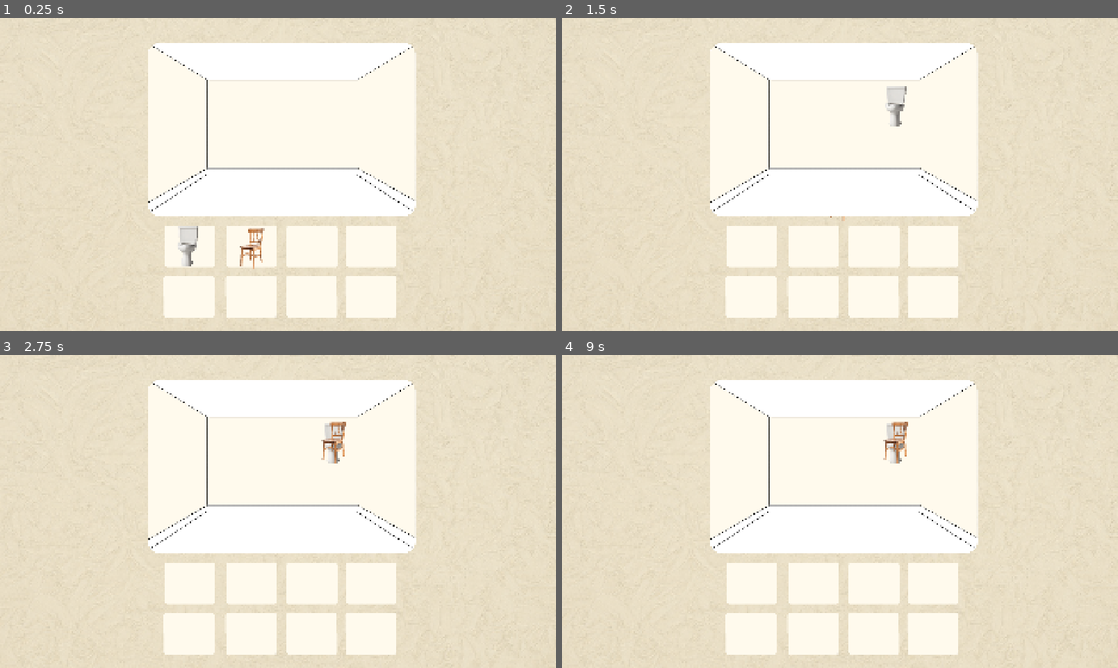
Above: before the commit, frames 1-4 (two rows, left to right).
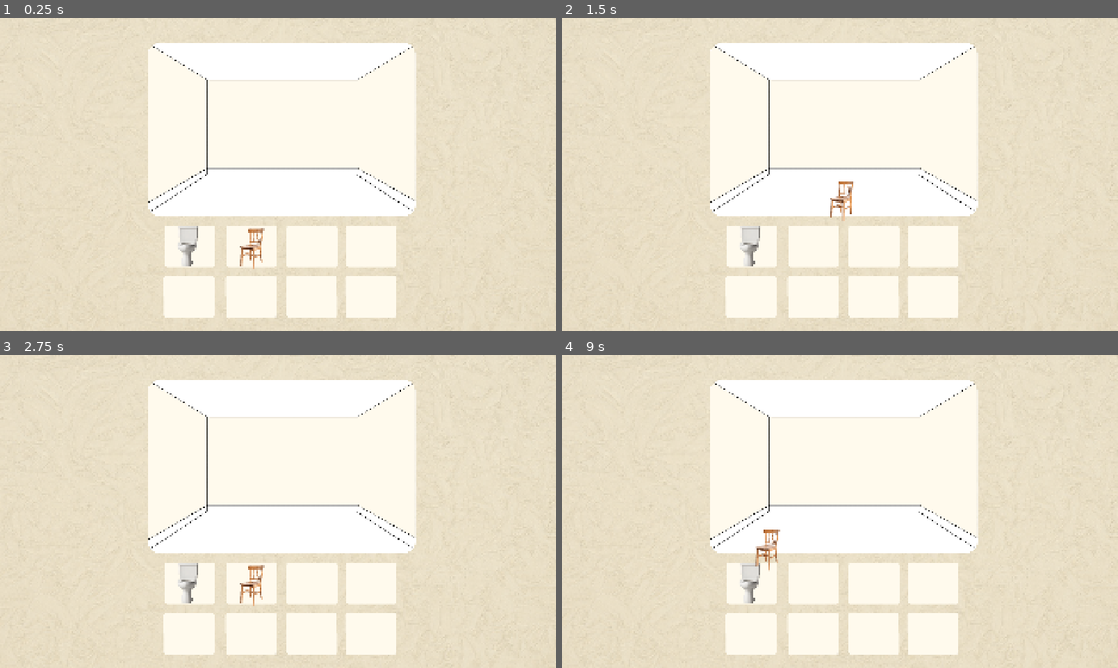
Above: after the commit, the same moments.

Repository: wgold152/hackathon
Game: Godot game, scene res://scenes/main.tscn
Two runs of this game, one before a commit and one after it. Both use one fixed random seed, a clock stepped at 60 frames per second and the inputs below. This scene is started directly instead of the project's main scene.
Inputs (mouse positions are in pixels of both pictures, inside the frame that each line leads up to):
- Up to frame 1 (0.25 s): no input
- Up to frame 2 (1.5 s): tap Enter at 0.5 s; drag from (751, 246) to (895, 105) at 0.52 s; drag from (812, 249) to (895, 105) at 1.27 s
- Up to frame 3 (2.75 s): move the mouse to (333, 442) at 2.02 s; click (333, 442) at 2.17 s
- Up to frame 4 (9 s): tap Space at 2.75, 5, 6.5 s; drag from (812, 574) to (895, 442) at 2.77 s; move the mouse to (1006, 558) at 3.52 s; click (1006, 558) at 3.67 s; tap Enter at 4.25, 5.75 s; drag from (673, 464) to (756, 433) at 4.27 s; move the mouse to (867, 511) at 5.02 s; click (867, 511) at 5.17 s; drag from (756, 433) to (895, 442) at 5.77 s; move the mouse to (962, 495) at 6.52 s; click (962, 495) at 6.67 s; drag from (728, 527) to (895, 442) at 7.27 s; move the mouse to (895, 442) at 8.02 s; click (895, 442) at 8.17 s; drag from (812, 574) to (673, 464) at 8.77 s

The runs differ from the first frame. In frame 1, less than 0.1% of the frame differs, in the area x 37-38%, y 47-50%; in frame 2, 0.9%; in frame 3, 1.0%, in the area x 32-63%, y 21-81%; in frame 4, 1.0%.

Commit message:
Polygons for Room

Diff:
--- a/project.godot
+++ b/project.godot
@@ -32,6 +32,12 @@
 
 project/assembly_name="Revitalizing_Room"
 
+[global_group]
+
+"Room Area"="Area we can place objects"
+"Floor Area"="The floor"
+"Roof Area"="Roof"
+
 [physics]
 
 3d/physics_engine="Jolt Physics"
--- a/scenes/main.tscn
+++ b/scenes/main.tscn
@@ -18,6 +18,7 @@
 anchor_mode = 0
 
 [node name="Background" type="Sprite2D" parent="." unique_id=272399815]
+z_index = -10
 position = Vector2(960, 540)
 texture = ExtResource("1_sugp2")
 
@@ -26,6 +27,7 @@
 texture = ExtResource("2_jyhfs")
 
 [node name="RoomWindow" type="Sprite2D" parent="." unique_id=606757562]
+z_index = -9
 position = Vector2(960, 540)
 texture = ExtResource("3_tbgi4")
 
@@ -37,6 +39,7 @@
 texture = ExtResource("6_ya4ey")
 
 [node name="WallCreases" type="Sprite2D" parent="RoomWindow" unique_id=1368803552]
+z_index = 1
 texture = ExtResource("7_eb6dy")
 
 [node name="Trim" type="Sprite2D" parent="RoomWindow" unique_id=615806724]
@@ -47,3 +50,21 @@
 
 [node name="Chair" parent="." unique_id=1491436941 instance=ExtResource("4_tbgi4")]
 position = Vector2(869, 797)
+
+[node name="RoomArea" type="Area2D" parent="." unique_id=1202059844 groups=["Room Area"]]
+position = Vector2(960, 540)
+
+[node name="CollisionPolygon2D" type="CollisionPolygon2D" parent="RoomArea" unique_id=103310841]
+polygon = PackedVector2Array(-412, -459, -412, -457.5, -427.40002, -452, -430.90002, -452, -435.90002, -446, -439, -446, -448, -433, -449.6, -433, -451.7, -423, -453, -423, -453, 111.400024, -450, 119.400024, -450, 122.900024, -432, 139.90002, -432, 141.40002, -411.40002, 149, 438.40002, 149, 454.30005, 142, 456.80005, 142, 462.80005, 136, 465, 136, 473, 126, 474.59998, 126, 477.5, 113, 479, 113, 479, -421.4, 473, -435.4, 473, -438, 457, -451.1, 457, -452.5, 439, -457.5, 439, -459)
+
+[node name="FloorArea" type="Area2D" parent="." unique_id=771828918 groups=["Floor Area"]]
+
+[node name="CollisionPolygon2D" type="CollisionPolygon2D" parent="FloorArea" unique_id=674916122]
+position = Vector2(960, 540)
+polygon = PackedVector2Array(-251, -9, -251, -5.799988, -439.59998, 119, -448.6, 119, -437, 139.20001, -437, 142.59998, -416, 149.5, -416, 151.29999, -404.40002, 153, 433.19995, 153, 469.19995, 134, 472.69995, 134, 474.90002, 126.900024, 276, -5.799988, 276, -9)
+
+[node name="RoofArea" type="Area2D" parent="." unique_id=816118053 groups=["Roof Area"]]
+
+[node name="CollisionPolygon2D" type="CollisionPolygon2D" parent="RoofArea" unique_id=900456277]
+position = Vector2(960, 540)
+polygon = PackedVector2Array(-411, -463, -411, -460.8, -423.7, -457, -429.5, -457, -440, -442.6, -440, -437.2, -252, -321.2, -252, -318, 269, -317, 271.40002, -317, 467.40002, -435, 470.5, -435, 472.90002, -441.6, 459, -453.3, 459, -456, 437, -461.1, 437, -463)
--- a/scripts/furniture.gd
+++ b/scripts/furniture.gd
@@ -2,17 +2,25 @@
 
 var dragging := false
 var old_mouse := Vector2.ZERO
+var last_position : Vector2
+var floorArea : Area2D
 
 # Called when the node enters the scene tree for the first time.
 func _ready() -> void:
 	input_event.connect(drag)
-
+	last_position = position
+	floorArea = get_tree().get_first_node_in_group("Floor Area")
 
 func drag(_viewport, event : InputEvent, _idx) -> void:
 	if (event is InputEventMouseButton):
 		dragging = event.pressed
-		if (!event.pressed and has_node("AudioStreamPlayer2D")):
-			get_node("AudioStreamPlayer2D").play()
+		if (!event.pressed):
+			if (!self in floorArea.get_overlapping_areas()):
+				position = last_position
+			else:
+				last_position = position
+			if (has_node("AudioStreamPlayer2D")):
+				get_node("AudioStreamPlayer2D").play()
 
 # Called every frame. 'delta' is the elapsed time since the previous frame.
 func _process(_delta: float) -> void:
Not shown: 1 places in scenes/main.tscn that only renumber resources
